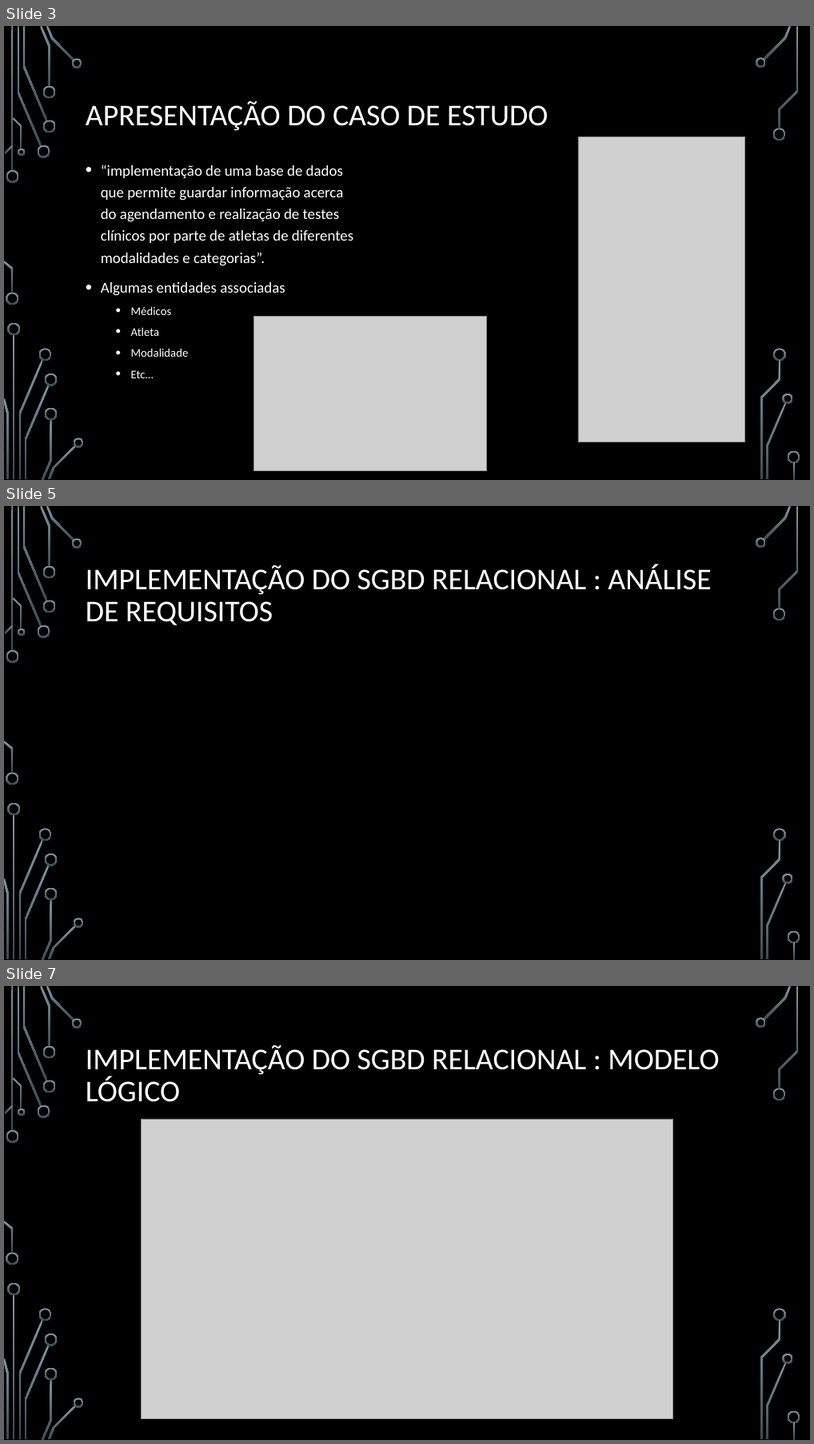
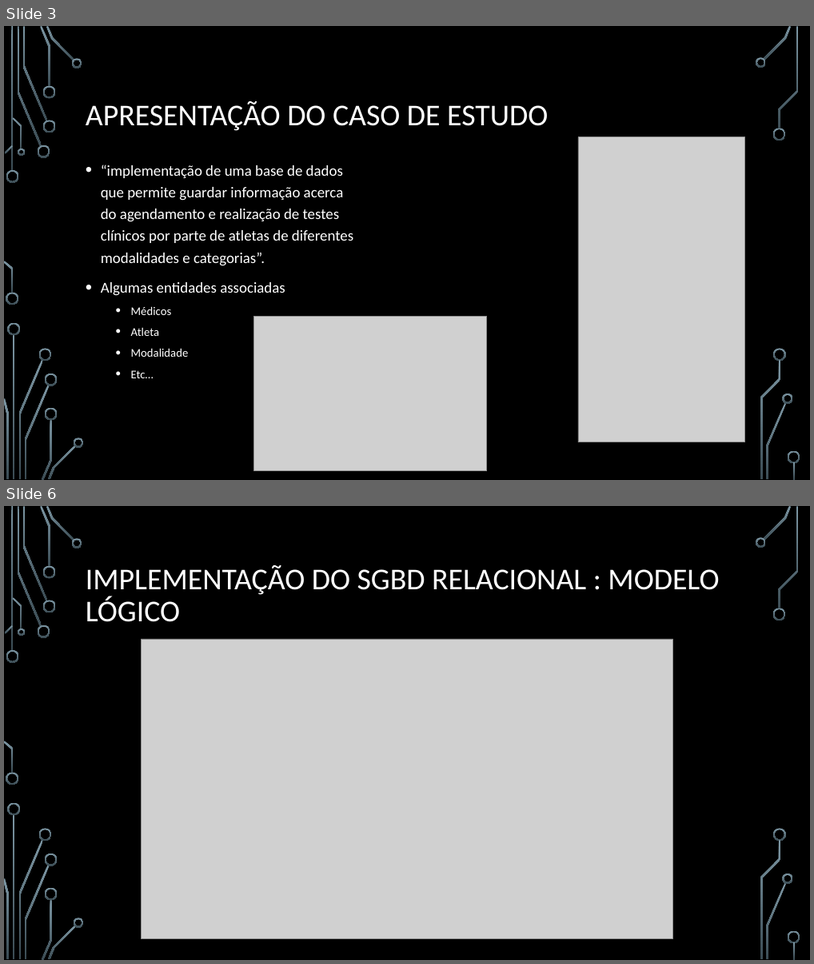
Before and after one commit to nelson31/BD1920, a slide deck: relatorio/Presentation/presentation.pptx. Shown one above the other, each under a label of ours: slides 3, 5 and 7 before the commit, slides 3 and 6 after it; the slides between them are not shown. The pictures are 814x1444 and 814x964 pixels, drawn with LibreOffice and Linux fonts; fonts in the diff are those of the drawing; grey boxes stand for pictures; background and template pictures are left out. Boxes give left, top, right and bottom in pixels: in the first picture for what was removed or moved away, otherwise in the second. Text is boxed around its words. In the diff, an @@ line names an element or a change of style, - is before the commit and + after.

```diff
--- a/relatorio/Presentation/presentation.pptx
+++ b/relatorio/Presentation/presentation.pptx
@@ slide 5 removed at box(4, 506, 810, 960), background picture (left out); not listed: 36 template elements that a slide beside it also shows @@
@@ title removed at box(86, 564, 711, 625) @@
-IMPLEMENTAÇÃO DO SGBD RELACIONAL : ANÁLISE DE REQUISITOS
@@ what was slide 7 is now slide 6 @@
```
Also in this commit, not shown: 3 slides changed.
